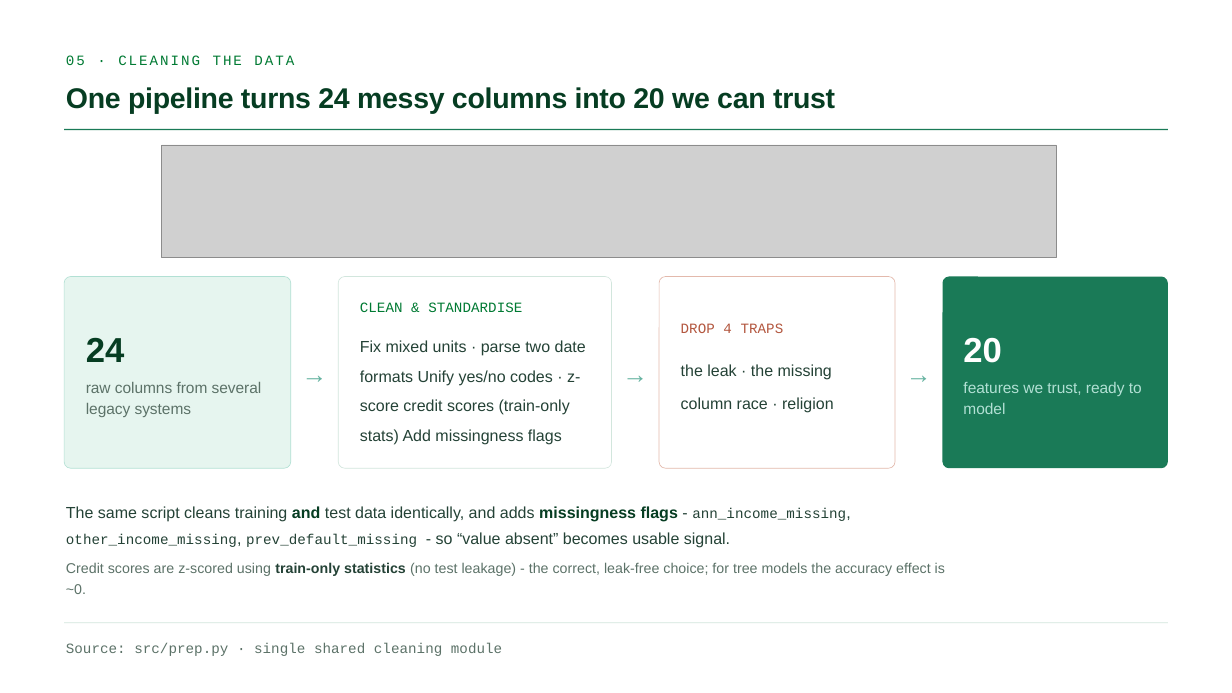
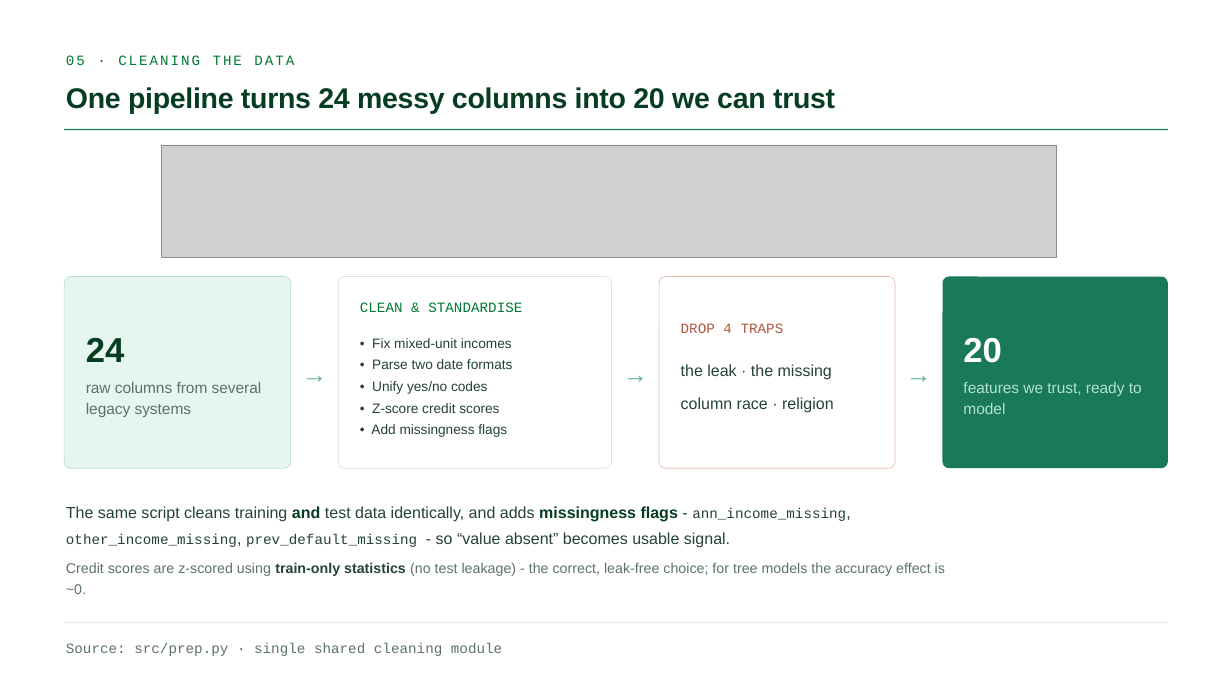
Before and after one commit to GianlucaBave/final-data-finance, a slide deck: slide 5 of presentation/Consulting_Finance_ML_Slides.pptx. Drawn at 1232x693 pixels with LibreOffice and Linux fonts; fonts in the diff are those of the drawing; grey boxes stand for pictures. Boxes give left, top, right and bottom in pixels: in the first picture for what was removed or moved away, otherwise in the second. Text is boxed around its words. In the diff, an @@ line names an element or a change of style, - is before the commit and + after.

Commit message:
Slide 5: turn the run-on CLEAN & STANDARDISE text into a clean 5-bullet list

```diff
--- a/presentation/Consulting_Finance_ML_Slides.pptx
+++ b/presentation/Consulting_Finance_ML_Slides.pptx
@@ text at bbox=[371, 338, 512, 437]: text changed; size 18.8 to 16 pt @@
-Fix mixed units · parse two date formats Unify yes/no codes · z-score credit scores (train-only stats) Add missingness flags
+• Fix mixed-unit incomes
+• Parse two date formats
+• Unify yes/no codes
+• Z-score credit scores
+• Add missingness flags
```
